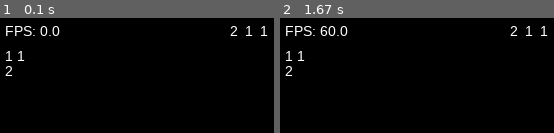
Above: before the commit, frames 1-2 (left to right).
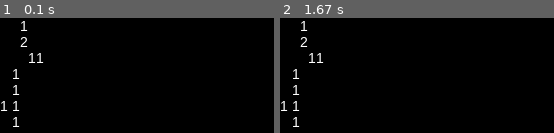
Above: after the commit, the same moments.

Repository: millwardesque/pycross
Game: pygame game, started from app.py
Two runs of this game, one before a commit and one after it. Both use one fixed random seed, a clock stepped at 60 frames per second and the inputs below.
Inputs:
- Up to frame 1 (0.1 s): no input
- Up to frame 2 (1.67 s): no input

The runs differ from the first frame. In frame 1, 2.1% of the frame differs, in the area x 0-98%, y 2-95%; in frame 2, 2.3%.

Commit message:
Committing WIP before changing laptops

Diff:
--- a/pycross.py
+++ b/pycross.py
@@ -18,8 +18,10 @@
         self._board_renderer = TextBoardRenderer()
 
         squares = [
+            [1, 0, 0],
+            [0, 1, 0],
             [1, 0, 1],
-            [1, 1, 0],
+            [1, 0, 0],
         ]
         self._board = Board(squares)
 
@@ -40,12 +42,8 @@
         fps = round(self._clock.get_fps(), 2)
 
         self._renderer.clear()
-        self._renderer.draw_text(f"FPS: {fps}", 5, 5)
-        self._board_renderer.render_row_definition(self._renderer, 5, 30, self._board, 0)
-        self._board_renderer.render_row_definition(self._renderer, 5, 45, self._board, 1)
+        self._renderer.draw_text(f"FPS: {fps}", 5, 500)
 
-        self._board_renderer.render_column_definition(self._renderer, 230, 5, self._board, 0)
-        self._board_renderer.render_column_definition(self._renderer, 245, 5, self._board, 1)
-        self._board_renderer.render_column_definition(self._renderer, 260, 5, self._board, 2)
+        self._board_renderer.render_board(self._renderer, 0, 0, self._board, is_revealed=False)
 
         self._renderer.end_render()
--- a/test_text_board_renderer.py
+++ b/test_text_board_renderer.py
@@ -3,6 +3,8 @@
 from board import Board
 from rendering_engine import RenderingEngine
 from text_board_renderer import TextBoardRenderer
+
+DEFAULT_FONT_SIZE = 10
 
 def test_row_definition_width():
      squares = [
@@ -11,9 +13,7 @@
      ]
      test_board = Board(squares)
      text_renderer = TextBoardRenderer()
-     font_size = 10
-     font_padding = 2
-     r = RenderingEngine.pygame_engine(640, 480, font_size)
+     r = RenderingEngine.pygame_engine(640, 480, DEFAULT_FONT_SIZE)
 
      expected_width = r.get_text_width("1 1")
      assert text_renderer.get_row_definition_width(r, test_board, 0) == expected_width
@@ -25,9 +25,61 @@
      ]
      test_board = Board(squares)
      text_renderer = TextBoardRenderer()
-     font_size = 10
-     font_padding = 2
-     r = RenderingEngine.pygame_engine(640, 480, font_size)
+     r = RenderingEngine.pygame_engine(640, 480, DEFAULT_FONT_SIZE)
 
      expected_height = r.get_text_height("1 1")
      assert text_renderer.get_row_definition_height(r, test_board, 0) == expected_height
+
+def test_column_definition_width():
+     squares = [
+         [1, 0, 1],
+         [0, 1, 0],
+     ]
+     test_board = Board(squares)
+     text_renderer = TextBoardRenderer()
+     r = RenderingEngine.pygame_engine(640, 480, DEFAULT_FONT_SIZE)
+
+     expected_width = r.get_text_width("1 1", render_horizontal=False)
+     assert text_renderer.get_column_definition_width(r, test_board, 0) == expected_width
+
+def test_column_definition_height():
+     squares = [
+         [1, 0, 1],
+         [0, 1, 0],
+         [1, 1, 0],
+         [0, 1, 0],
+         [1, 1, 0],
+     ]
+     test_board = Board(squares)
+     text_renderer = TextBoardRenderer()
+     r = RenderingEngine.pygame_engine(640, 480, DEFAULT_FONT_SIZE)
+
+     expected_height = r.get_text_height("1 1 1", render_horizontal=False)
+     assert text_renderer.get_column_definition_height(r, test_board, 0) == expected_height
+
+def test_max_row_definition_width():
+    squares = [
+         [0, 1, 0],
+         [1, 0, 1],
+    ]
+    test_board = Board(squares)
+    text_renderer = TextBoardRenderer()
+    r = RenderingEngine.pygame_engine(640, 480, DEFAULT_FONT_SIZE)
+
+    expected_width = r.get_text_width("1 1")
+    assert text_renderer.get_max_row_definition_width(r, test_board) == expected_width
+
+def test_max_row_definition_width():
+    squares = [
+         [0, 1, 1],
+         [1, 0, 0],
+         [1, 1, 0],
+         [1, 0, 0],
+         [1, 1, 0],
+     ]
+    test_board = Board(squares)
+    text_renderer = TextBoardRenderer()
+    r = RenderingEngine.pygame_engine(640, 480, DEFAULT_FONT_SIZE)
+
+    expected_height = r.get_text_height("1 1 1", render_horizontal=False)
+    assert text_renderer.get_max_column_definition_height(r, test_board) == expected_height
--- a/text_board_renderer.py
+++ b/text_board_renderer.py
@@ -5,12 +5,26 @@
 
 class TextBoardRenderer(BoardRendererInterface):
 
-    def render_board(self, renderer: RenderingEngine, x: int, y: int, board: Board, is_revealed: bool):
-        pass
+    def render_board(self, renderer: RenderingEngine, board_x: int, board_y: int, board: Board, is_revealed: bool):
+        max_row_width = self.get_max_row_definition_width(renderer, board)
+        max_column_height = self.get_max_column_definition_height(renderer, board)
+
+        column_x = max_row_width
+        for column in range(0, board.width()):
+            column_y_offset = max_column_height - self.get_column_definition_height(renderer, board, column)
+            # @DEBUG print(f"[{column}] {column_y_offset} = {max_column_height} - {self.get_column_definition_height(renderer, board, column)}")
+            self.render_column_definition(renderer, column_x, board_y + column_y_offset, board, column)
+            column_x += self.get_column_definition_width(renderer, board, column)
+
+        row_y = max_column_height
+        for row in range(0, board.height()):
+            row_x_offset = max_row_width - self.get_row_definition_width(renderer, board, row)
+            self.render_row_definition(renderer, row_x_offset, row_y, board, row)
+            row_y += self.get_row_definition_height(renderer, board, row)
 
     def render_row_definition(self, renderer: RenderingEngine, x: int, y: int, board: Board, row: int):
         row_def = board.get_definition('row', row)
-        row_def_str = self._row_definition_as_str(row_def)
+        row_def_str = self._definition_as_str(row_def)
         renderer.draw_text(row_def_str, x, y)
 
     def render_column_definition(self, renderer: RenderingEngine, x: int, y: int, board: Board, column: int):
@@ -29,15 +43,43 @@
     #def render_markers(self, renderer: Renderer, x: int, y: int, board: Board):
     #    pass
 
-    def _row_definition_as_str(self, row_definition: list) -> str:
-        return ' '.join([str(x) for x in row_definition])
+    def _definition_as_str(self, definition: list) -> str:
+        return ' '.join([str(x) for x in definition])
 
     def get_row_definition_width(self, renderer: RenderingEngine, board: Board, row: int) -> int:
-        row_def = board.get_definition('row', row)
-        row_def_str = self._row_definition_as_str(row_def)
-        return renderer.get_text_width(row_def_str)
+        definition = board.get_definition('row', row)
+        definition_str = self._definition_as_str(definition)
+        return renderer.get_text_width(definition_str)
 
     def get_row_definition_height(self, renderer: RenderingEngine, board: Board, row: int) -> int:
-        row_def = board.get_definition('row', row)
-        row_def_str = self._row_definition_as_str(row_def)
-        return renderer.get_text_height(row_def_str)
+        definition = board.get_definition('row', row)
+        definition_str = self._definition_as_str(definition)
+        return renderer.get_text_height(definition_str)
+
+    def get_column_definition_width(self, renderer: RenderingEngine, board: Board, column: int) -> int:
+        definition = board.get_definition('column', column)
+        definition_str = self._definition_as_str(definition)
+        return renderer.get_text_width(definition_str, render_horizontal=False)
+
+    def get_column_definition_height(self, renderer: RenderingEngine, board: Board, column: int) -> int:
+        definition = board.get_definition('column', column)
+        definition_str = self._definition_as_str(definition)
+        return renderer.get_text_height(definition_str, render_horizontal=False)
+
+    def get_max_row_definition_width(self, renderer: RenderingEngine, board: Board) -> int:
+        max_width = 0
+        for row in range(0, board.height()):
+            width = self.get_row_definition_width(renderer, board, row)
+            if width > max_width:
+                max_width = width
+
+        return max_width
+
+    def get_max_column_definition_height(self, renderer: RenderingEngine, board: Board) -> int:
+        max_height = 0
+        for column in range(0, board.width()):
+            height = self.get_column_definition_height(renderer, board, column)
+            if height > max_height:
+                max_height = height
+
+        return max_height
Not shown, changed: TODO.md
